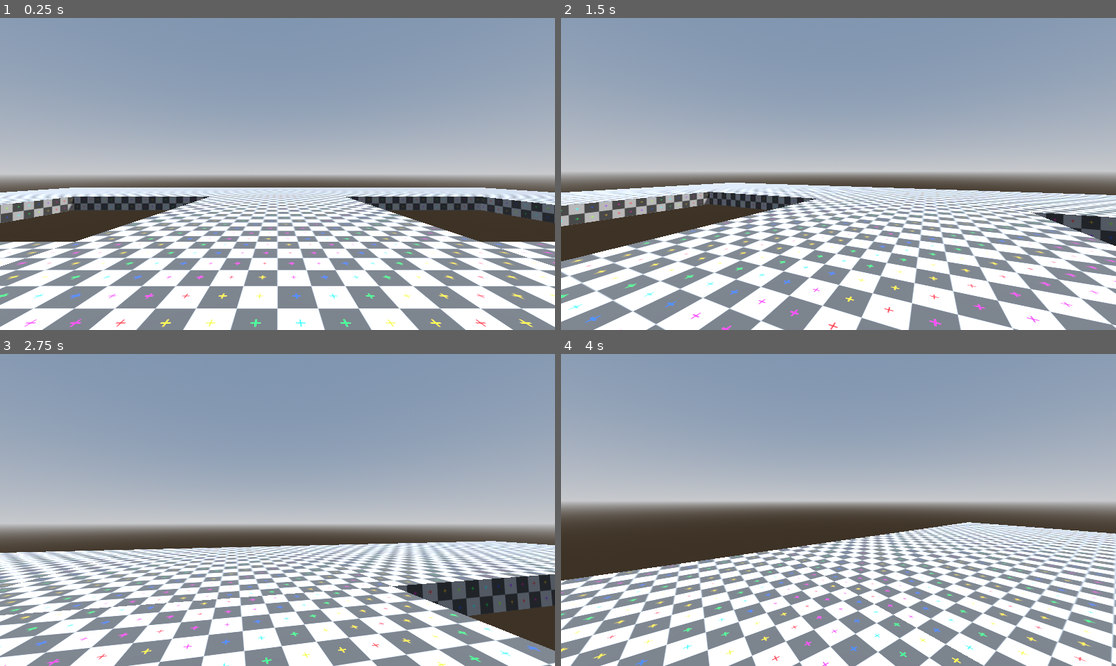
Above: before the commit, frames 1-4 (two rows, left to right).
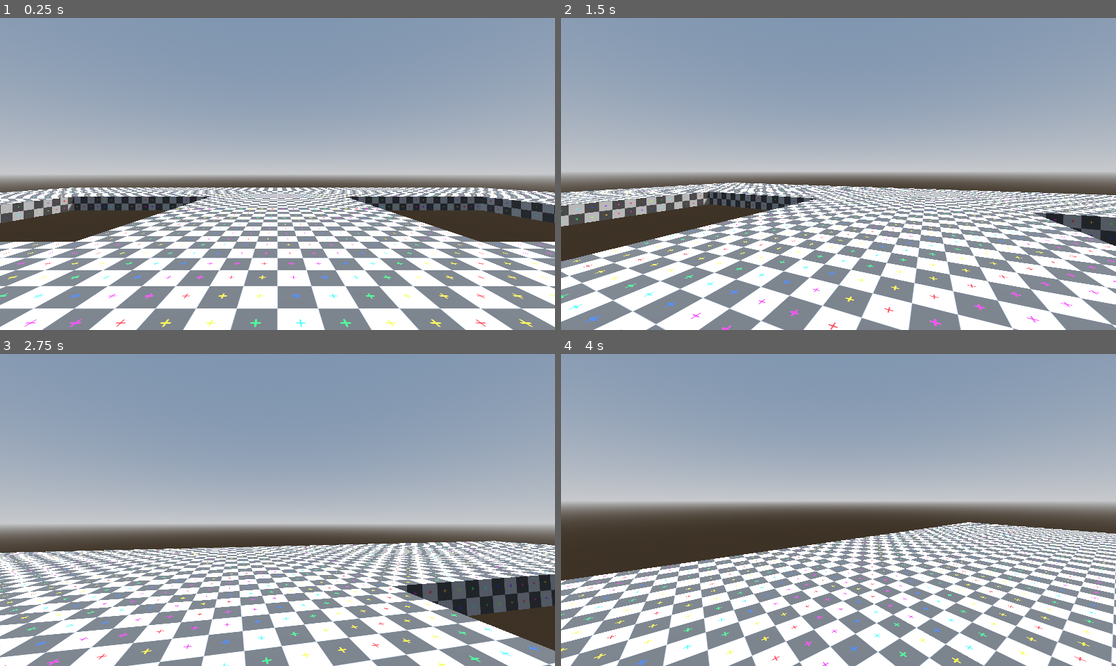
Above: after the commit, the same moments.

Repository: arceryz/godot-fastDI
Game: Godot game, scene res://scene/scn_test.tscn
The game is run twice, just before and just after one commit, with the same random seed, the same clock (stepped at 60 frames per second) and the same inputs. Before the commit the project starts from res://scn_test.tscn.
Inputs (mouse positions are in pixels of both pictures, inside the frame that each line leads up to):
- Up to frame 1 (0.25 s): no input
- Up to frame 2 (1.5 s): tap Enter (ui_accept) at 0.5, 0.77 s; move the mouse to (866, 174) at 0.52 s; hold W (move_forward) from 0.53 s (still down); move the mouse to (810, 174) at 1.27 s
- Up to frame 3 (2.75 s): keep holding W (move_forward); tap Enter (ui_accept) at 1.52 s; move the mouse to (288, 503) at 2.02 s
- Up to frame 4 (4 s): keep holding W (move_forward); move the mouse to (832, 516) at 2.77 s; tap Enter (ui_accept) at 3.02, 3.77 s; move the mouse to (877, 513) at 3.52 s

The runs differ from the first frame. In frame 1, 5.2% of the frame differs, in the area x 0-100%, y 54-91%; in frame 2, 5.3%, in the area x 0-100%, y 52-94%; in frame 3, 5.1%; in frame 4, 4.0%.

Commit message:
Clean up the project files.

Diff:
--- a/project.godot
+++ b/project.godot
@@ -12,7 +12,7 @@
 
 config/name="FastDI"
 config/description="A debug interface that is fast to setup up in only two files."
-run/main_scene="res://scn_test.tscn"
+run/main_scene="res://scene/scn_test.tscn"
 config/features=PackedStringArray("4.4", "GL Compatibility")
 config/icon="res://icon.svg"
 
--- a/floor/uv_grid/mat_uv_grid.tres
+++ b/scene/mat_uv_grid/mat_uv_grid.tres
@@ -1,6 +1,6 @@
 [gd_resource type="StandardMaterial3D" load_steps=2 format=3 uid="uid://3lm1kaonf0b0"]
 
-[ext_resource type="Texture2D" uid="uid://fi0oym33ve4s" path="res://floor/uv_grid/uvgrid1024.png" id="1_spbmf"]
+[ext_resource type="Texture2D" uid="uid://fi0oym33ve4s" path="res://scene/mat_uv_grid/uvgrid1024.png" id="1_spbmf"]
 
 [resource]
 albedo_texture = ExtResource("1_spbmf")
--- a/floor/pfb_test_floor10x10.tscn
+++ b/scene/pfb_test_floor10x10.tscn
@@ -1,6 +1,6 @@
 [gd_scene load_steps=4 format=3 uid="uid://cqmchnnq1r175"]
 
-[ext_resource type="Material" uid="uid://3lm1kaonf0b0" path="res://floor/uv_grid/mat_uv_grid.tres" id="1_jewy3"]
+[ext_resource type="Material" uid="uid://3lm1kaonf0b0" path="res://scene/mat_uv_grid/mat_uv_grid.tres" id="1_jewy3"]
 
 [sub_resource type="BoxMesh" id="BoxMesh_tmn5h"]
 size = Vector3(10, 1, 10)
--- a/scn_test.tscn
+++ b/scene/scn_test.tscn
@@ -1,7 +1,7 @@
 [gd_scene load_steps=7 format=3 uid="uid://ctkjq5i26ltw8"]
 
-[ext_resource type="Script" path="res://scn_test.gd" id="1_we6ms"]
-[ext_resource type="PackedScene" uid="uid://cqmchnnq1r175" path="res://floor/pfb_test_floor10x10.tscn" id="2_tdby6"]
+[ext_resource type="Script" path="res://scene/scn_test.gd" id="1_we6ms"]
+[ext_resource type="PackedScene" uid="uid://cqmchnnq1r175" path="res://scene/pfb_test_floor10x10.tscn" id="2_tdby6"]
 [ext_resource type="PackedScene" uid="uid://3vqnqppxg71c" path="res://player/pfb_player.tscn" id="3_vrco1"]
 
 [sub_resource type="ProceduralSkyMaterial" id="ProceduralSkyMaterial_iurvg"]
Not shown, removed: floor/uv_grid/uvgrid1024.png.import
Not shown, removed: icon.svg.import
Renamed: floor/uv_grid/uvgrid1024.png -> scene/mat_uv_grid/uvgrid1024.png
Renamed: scn_test.gd -> scene/scn_test.gd
Not shown, removed: .gitattributes
